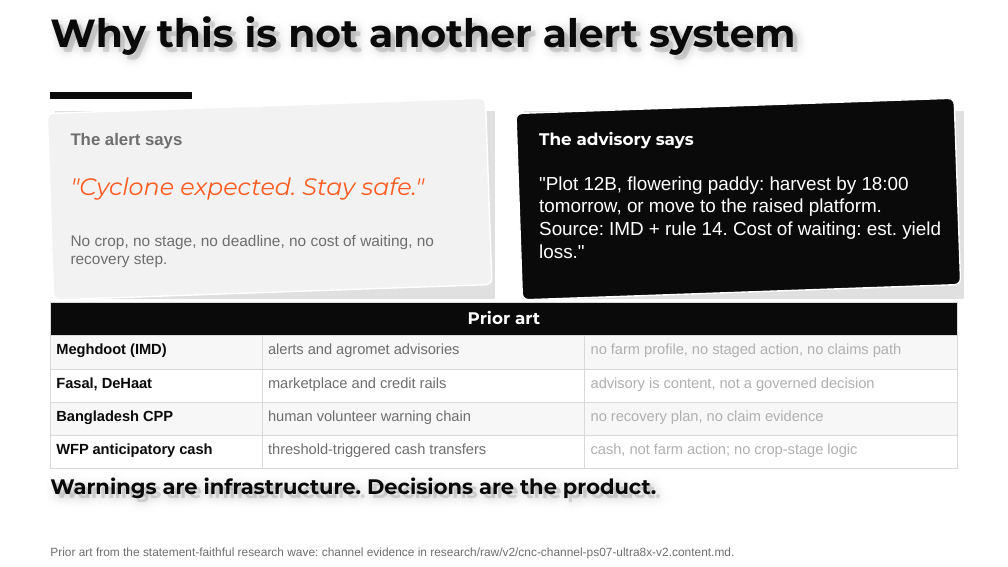
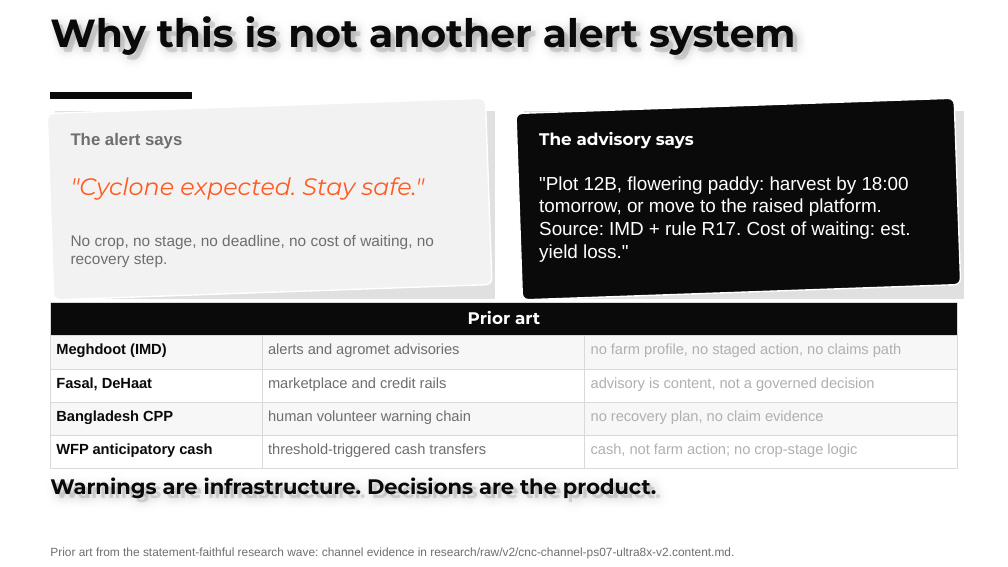
Before and after one commit to harshgounder/craft-n-code, a slide deck: slide 7 of scaffold/deck/KrishiSetu-Round0-20260816.pptx. Drawn at 1008x567 pixels with LibreOffice and Linux fonts; fonts in the diff are those of the drawing. Boxes give left, top, right and bottom in pixels: in the first picture for what was removed or moved away, otherwise in the second. Text is boxed around its words. In the diff, an @@ line names an element or a change of style, - is before the commit and + after.

Commit message:
window-d: deck citation rule 14 -> rule R17 per FIX-BRIEF-R17-R18 (harvest quote, moat slide), gate re-verified

```diff
--- a/scaffold/deck/KrishiSetu-Round0-20260816.pptx
+++ b/scaffold/deck/KrishiSetu-Round0-20260816.pptx
@@ text at <box>539,176,910,262</box>: text changed @@
-"Plot 12B, flowering paddy: harvest by 18:00 tomorrow, or move to the raised platform. Source: IMD + rule 14. Cost of waiting: est. yield loss."
+"Plot 12B, flowering paddy: harvest by 18:00 tomorrow, or move to the raised platform. Source: IMD + rule R17. Cost of waiting: est. yield loss."
```
Also in this commit, not shown: 1 other file.
